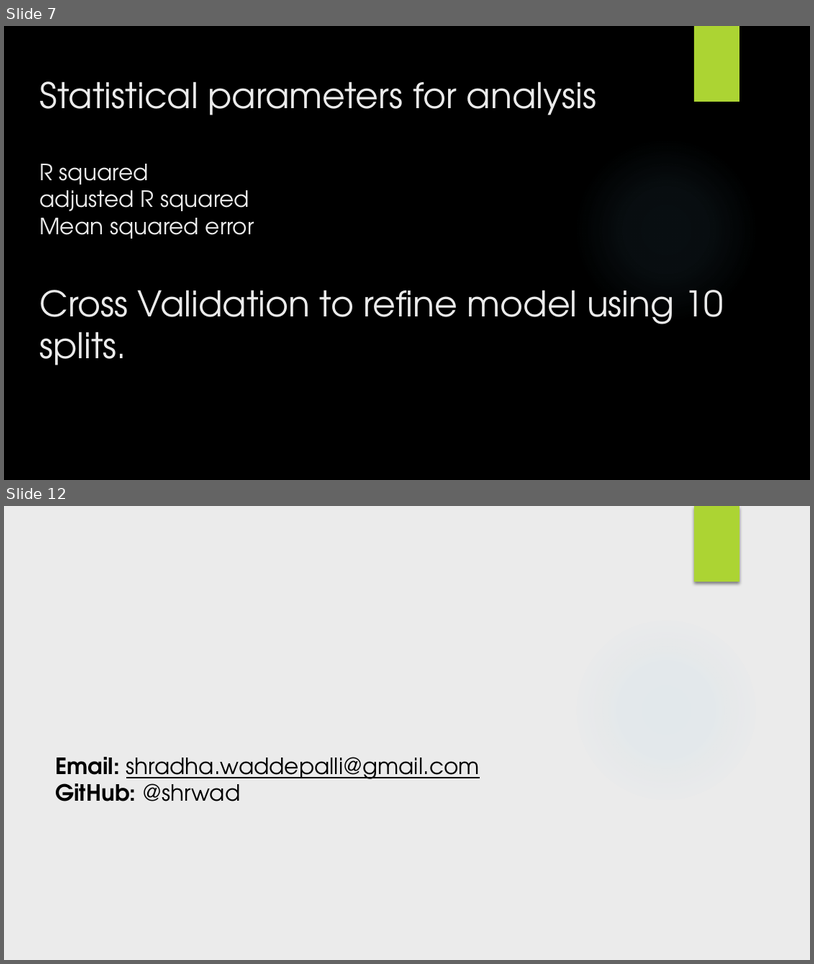
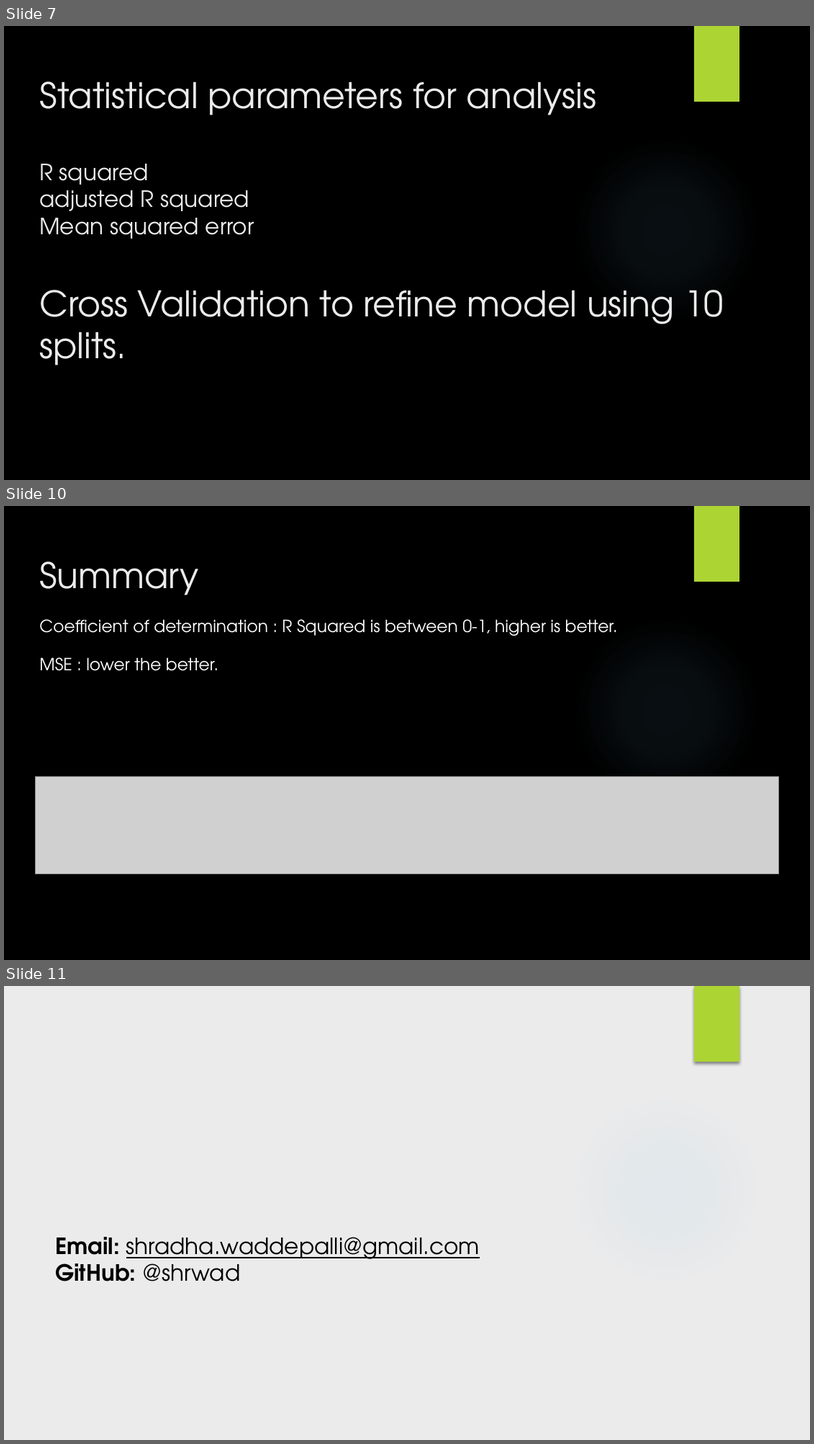
Before and after one commit to databyjp/dsc-phase-2-project, a slide deck: Submit/KC housing.pptx. Shown one above the other, each under a label of ours: slides 7 and 12 before the commit, slides 7, 10 and 11 after it; the slides between them are not shown. The pictures are 814x964 and 814x1444 pixels, drawn with LibreOffice and Linux fonts; fonts in the diff are those of the drawing; grey boxes stand for pictures; background and template pictures are left out. Boxes give left, top, right and bottom in pixels: in the first picture for what was removed or moved away, otherwise in the second. Text is boxed around its words. In the diff, an @@ line names an element or a change of style, - is before the commit and + after.

```diff
--- a/Submit/KC housing.pptx
+++ b/Submit/KC housing.pptx
@@ slide 10 added at box(4, 506, 810, 960), background picture (left out); not listed: 2 template elements that a slide beside it also shows @@
@@ title added at box(39, 561, 199, 595), 31.5 pt, text #EBEBEB @@
+Summary
@@ text added at box(39, 619, 618, 671), 15 pt, text #FFFFFF @@
+Coefficient of determination : R Squared is between 0-1, higher is better.
+MSE : lower the better.
@@ picture added at box(35, 776, 779, 874) @@
@@ what was slide 12 is now slide 11 @@
```
Also in this commit, not shown: 6 slides changed, 2 slides removed, 8 other files.
